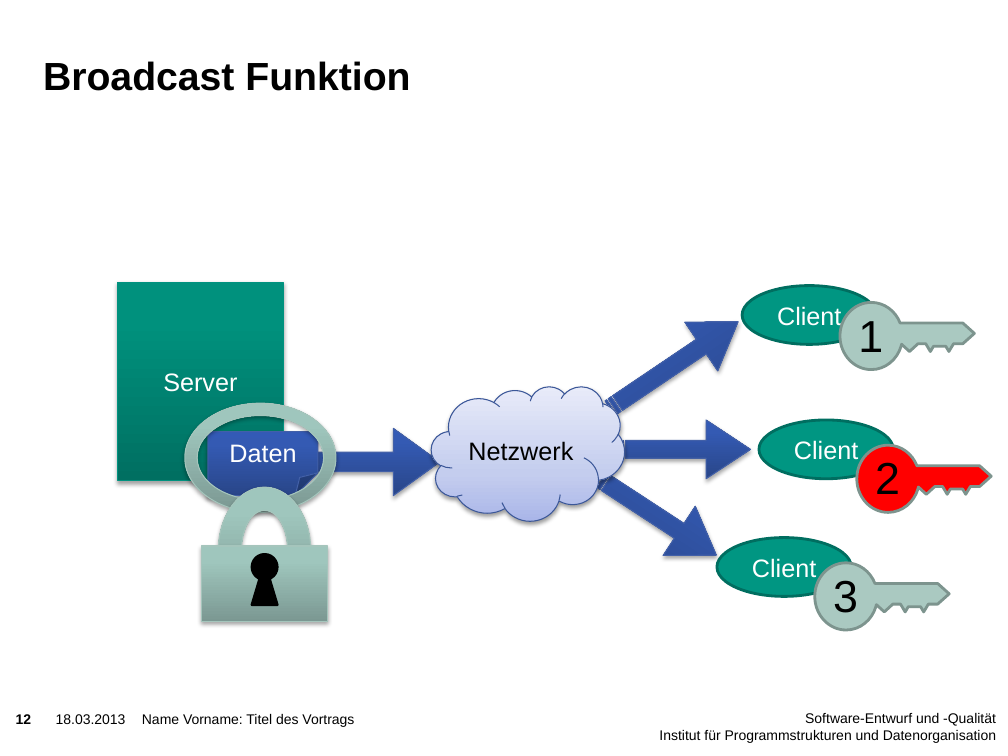
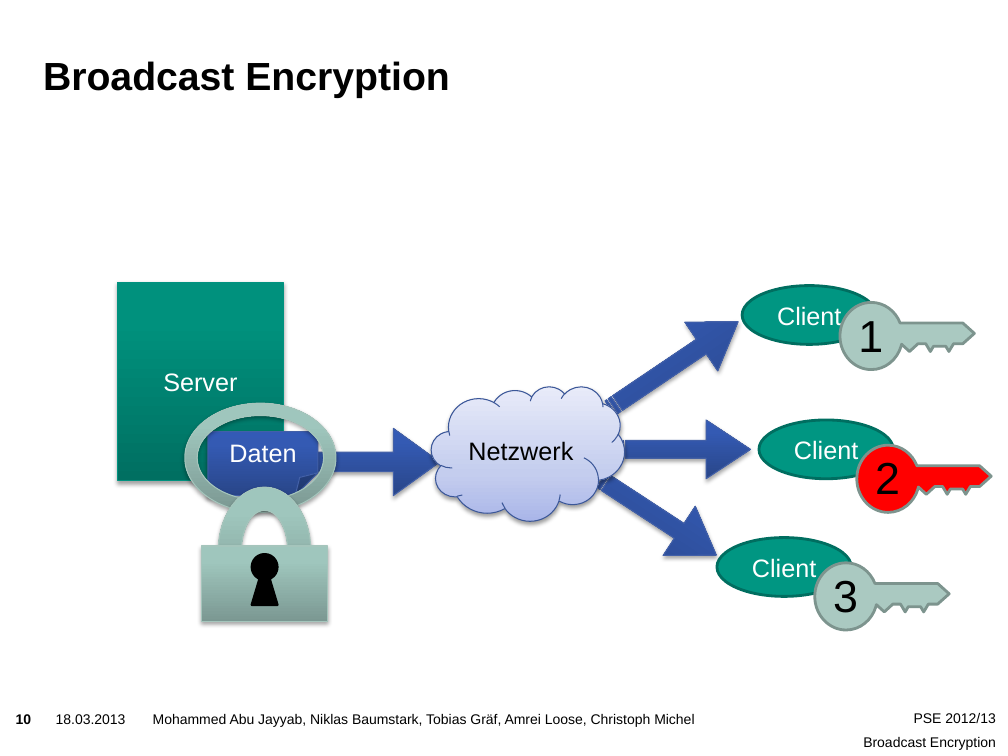
Before and after one commit to niklasb/pse-broadcast-encryption, a slide deck: slide 10 of praesentation/pse-abschluss.pptx (slide 12 before the commit). Drawn at 1008x756 pixels with LibreOffice and Linux fonts; fonts in the diff are those of the drawing; background and template pictures are left out. Boxes give left, top, right and bottom in pixels: in the first picture for what was removed or moved away, otherwise in the second. Text is boxed around its words. In the diff, an @@ line names an element or a change of style, - is before the commit and + after.

```diff
--- a/praesentation/pse-abschluss.pptx
+++ b/praesentation/pse-abschluss.pptx
@@ title at <box>43,61,449,98</box>: text changed @@
-Broadcast Funktion
+Broadcast Encryption
@@ page number at <box>16,714,32,724</box>: text changed @@
-12
+10
@@ text removed at <box>142,714,354,727</box> @@
-Name Vorname: Titel des Vortrags
@@ text added at <box>153,714,694,727</box>, 10 pt, text #000000 @@
+Mohammed Abu Jayyab, Niklas Baumstark, Tobias Gräf, Amrei Loose, Christoph Michel
@@ text removed at <box>659,713,996,743</box> @@
-Software-Entwurf und -Qualität
-Institut für Programmstrukturen und Datenorganisation
@@ text added at <box>863,713,996,750</box>, 10 pt, text #000000 @@
+PSE 2012/13
+Broadcast Encryption
```
Also in this commit, not shown: 13 other slides changed, 9 slides added, 8 slides removed, 1 other file.
